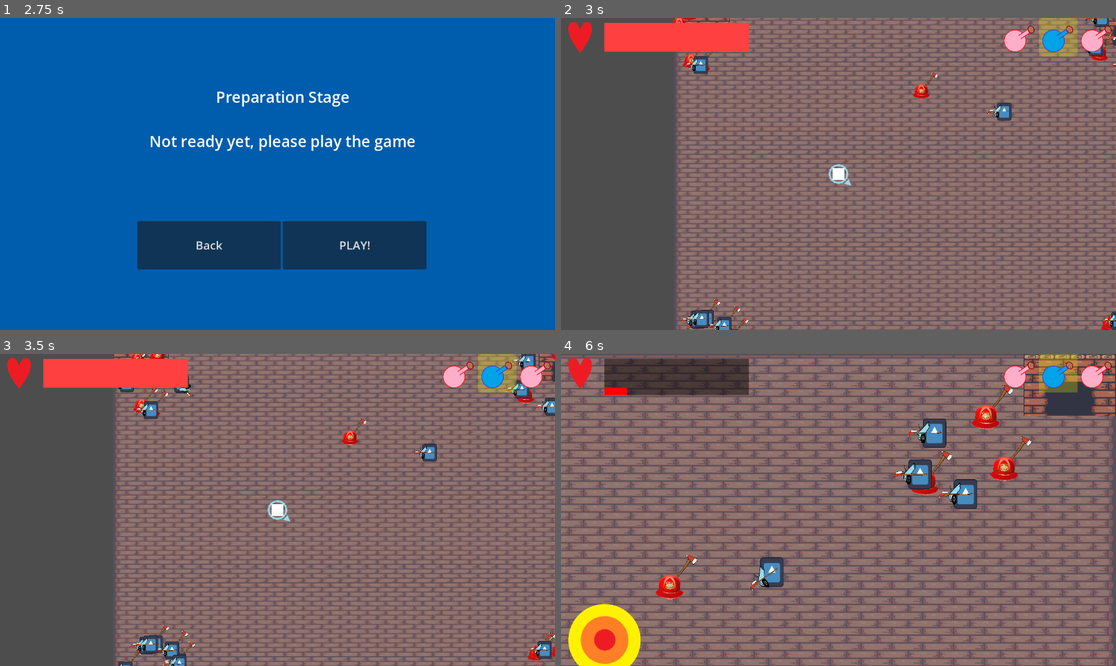
Above: before the commit, frames 1-4 (two rows, left to right).
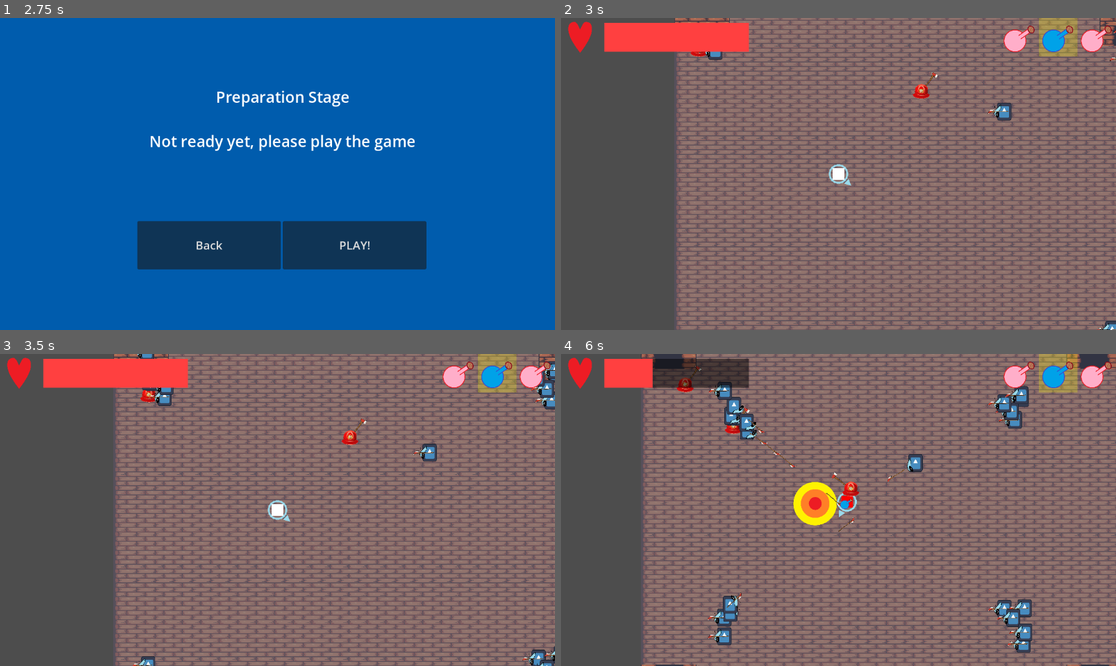
Above: after the commit, the same moments.

Repository: K-O-META/Alchemy_Prot_1
Game: Godot game, scene res://Stages/MenuStage/menu_stage.tscn
Two runs of this game, one before a commit and one after it. Both use one fixed random seed, a clock stepped at 60 frames per second and the inputs below. The engine's default icon, where the game draws it, is replaced by a stand-in: a white triangle on a blue panel in a dark square.
Inputs (mouse positions are in pixels of both pictures, inside the frame that each line leads up to):
- Up to frame 1 (2.75 s): click "Start" at 0.5 s; click "Next" at 1.25 s; click "Next" at 2 s
- Up to frame 2 (3 s): click "PLAY!" at 2.75 s
- Up to frame 3 (3.5 s): no input
- Up to frame 4 (6 s): move the mouse to (960, 494) at 3.52 s; hold E (potion_switch_right) 3.53-4.28 s; tap Space (dash) at 3.6, 5.1 s; move the mouse to (727, 525) at 4.27 s; hold Down (ui_down) 4.28-5.03 s; click (727, 525) at 4.35 s; move the mouse to (894, 441) at 5.02 s; hold E (potion_switch_right) 5.03-5.78 s; move the mouse to (810, 572) at 5.77 s; hold Up (ui_up) from 5.78 s (still down); click (810, 572) at 5.85 s

Frame 1 is identical in both runs. In frame 2, 1.2% of the frame differs, in the area x 20-100%, y 0-100%; in frame 3, 2.5%; in frame 4, 50%, in the area x 0-100%, y 0-100%.

Commit message:
add spawner functions

Diff:
--- a/Entities/Components/SpawnerComponent/spawner_component.gd
+++ b/Entities/Components/SpawnerComponent/spawner_component.gd
@@ -2,19 +2,20 @@
 
 @onready var fire_fighter := load("res://Entities/Enemies/fire_fighter.tscn")
 @onready var skeleton := load("res://Entities/Enemies/skeleton.tscn")
+@onready var spawn_locations = get_children()
 @export var enemies_amount: int = 20
-# TODO
-#@export var fire_fighters_amount: int = 2
-#@export var skeletons_amount: int = 2
 
 func _ready() -> void:
-	for i in enemies_amount:
-		spawn_enemy("fire_fighter")
-	for i in enemies_amount:
-		spawn_enemy("skeleton")
+	spawn_lot_of_enemies("skeleton", 20)
+	spawn_lot_of_enemies("fire_fighter", 20, spawn_locations[0], 2.0)
+
+func spawn_lot_of_enemies(enemy_name: String, amount: int, spawner: Node2D = null, time_interval: float = 0.0) -> void:
+	for i in amount:
+		spawn_enemy(enemy_name, spawner)
+		await get_tree().create_timer(time_interval).timeout
 
 # Called every frame. 'delta' is the elapsed time since the previous frame.
-func spawn_enemy(enemy_name: String) -> void:
+func spawn_enemy(enemy_name: String, spawner: Node2D = null) -> void: # 0 fo random spawn
 	var enemy
 	match enemy_name:
 		"skeleton":
@@ -28,9 +29,12 @@
 	await get_tree().process_frame
 	parent.add_child(enemy)
 
-	var spawn_locations = get_children()
-	var random_position = spawn_locations[randi() % spawn_locations.size()].position
+	var random_position: Vector2
+	if spawner:
+		random_position = spawner.position
+	else:
+		random_position = spawn_locations.pick_random().position
 	var angle = randf_range(0.0, TAU)
-	var random_variation = Vector2(cos(angle), sin(angle)) * 100
+	var random_variation = Vector2(cos(angle), sin(angle)) * randi_range(0, 100)
 	random_position += random_variation
 	enemy.position = random_position
--- /dev/null
+++ b/Entities/Enemies/melee_template.tscn
@@ -0,0 +1,53 @@
+[gd_scene load_steps=12 format=3 uid="uid://dmpdaoficnmyc"]
+
+[ext_resource type="Script" uid="uid://bxwrqmmm2t11d" path="res://Entities/Enemies/enemy_base.gd" id="1_xe6hj"]
+[ext_resource type="PackedScene" uid="uid://cg665cnwix3pu" path="res://Entities/Weapons/axe.tscn" id="2_kwxw1"]
+[ext_resource type="PackedScene" uid="uid://du4fqfyml6gv1" path="res://Entities/Components/AttackComponent/attack_component.tscn" id="3_303jr"]
+[ext_resource type="PackedScene" uid="uid://b6r4wry16kxsh" path="res://Entities/Components/AttackComponent/targeting_component.tscn" id="4_gyg12"]
+[ext_resource type="Texture2D" uid="uid://bggdxm83endq4" path="res://Entities/Enemies/art/firefighter.png" id="5_r87hm"]
+[ext_resource type="PackedScene" uid="uid://fvr0lwtankxt" path="res://Entities/Components/HitboxComponent/hitbox_component.tscn" id="6_t4nnm"]
+[ext_resource type="PackedScene" uid="uid://bi4w86bht7juj" path="res://Entities/Enemies/Behaviours/rush_behaviour.tscn" id="7_l73wt"]
+[ext_resource type="PackedScene" uid="uid://psc1y6u8b60x" path="res://Entities/Components/HealtComponent/health_component.tscn" id="8_y1aiq"]
+[ext_resource type="PackedScene" uid="uid://cn1v1yga5oq8u" path="res://Entities/Components/ReactionComponent/reaction_component.tscn" id="9_h0g7e"]
+
+[sub_resource type="CircleShape2D" id="CircleShape2D_co081"]
+radius = 63.0317
+
+[sub_resource type="RectangleShape2D" id="RectangleShape2D_co081"]
+size = Vector2(37.0694, 37.0694)
+
+[node name="FireFighter" type="CharacterBody2D" node_paths=PackedStringArray("health_component") groups=["enemies"]]
+script = ExtResource("1_xe6hj")
+health_component = NodePath("HealthComponent")
+
+[node name="Axe" parent="." instance=ExtResource("2_kwxw1")]
+
+[node name="AttackComponent" parent="." node_paths=PackedStringArray("cooldown_timer", "weapon", "targetfinder") instance=ExtResource("3_303jr")]
+cooldown_timer = NodePath("AttackCooldown")
+weapon = NodePath("../Axe")
+targetfinder = NodePath("TargetingComponent")
+
+[node name="AttackCooldown" type="Timer" parent="AttackComponent"]
+wait_time = 0.7
+one_shot = true
+autostart = true
+
+[node name="TargetingComponent" parent="AttackComponent" instance=ExtResource("4_gyg12")]
+
+[node name="CollisionShape2D" parent="AttackComponent/TargetingComponent" index="0"]
+shape = SubResource("CircleShape2D_co081")
+
+[node name="Texture" type="Sprite2D" parent="."]
+scale = Vector2(0.120462, 0.120462)
+texture = ExtResource("5_r87hm")
+
+[node name="HitboxComponent" parent="." instance=ExtResource("6_t4nnm")]
+shape = SubResource("RectangleShape2D_co081")
+
+[node name="RushBehaviour" parent="." instance=ExtResource("7_l73wt")]
+
+[node name="HealthComponent" parent="." instance=ExtResource("8_y1aiq")]
+
+[node name="ReactionComponent" parent="HealthComponent" instance=ExtResource("9_h0g7e")]
+
+[editable path="AttackComponent/TargetingComponent"]
--- /dev/null
+++ b/Entities/Enemies/range_template.tscn
@@ -0,0 +1,54 @@
+[gd_scene load_steps=11 format=3 uid="uid://bmppno7qe2kkm"]
+
+[ext_resource type="Script" uid="uid://bxwrqmmm2t11d" path="res://Entities/Enemies/enemy_base.gd" id="1_557ta"]
+[ext_resource type="Texture2D" uid="uid://dxddkjftp836i" path="res://Assets/icon.svg" id="2_5kpxr"]
+[ext_resource type="PackedScene" uid="uid://b15mlp5l2ma8f" path="res://Entities/Weapons/bow.tscn" id="3_0v328"]
+[ext_resource type="PackedScene" uid="uid://du4fqfyml6gv1" path="res://Entities/Components/AttackComponent/attack_component.tscn" id="4_8dx72"]
+[ext_resource type="PackedScene" uid="uid://b6r4wry16kxsh" path="res://Entities/Components/AttackComponent/targeting_component.tscn" id="5_lpvle"]
+[ext_resource type="PackedScene" uid="uid://fvr0lwtankxt" path="res://Entities/Components/HitboxComponent/hitbox_component.tscn" id="6_f5tjb"]
+[ext_resource type="PackedScene" uid="uid://psc1y6u8b60x" path="res://Entities/Components/HealtComponent/health_component.tscn" id="7_g0nlc"]
+[ext_resource type="PackedScene" uid="uid://b4v0v1kanqcm" path="res://Entities/Enemies/Behaviours/keep_distance_behaviour.tscn" id="8_4icec"]
+
+[sub_resource type="CircleShape2D" id="CircleShape2D_d3qje"]
+radius = 525.004
+
+[sub_resource type="RectangleShape2D" id="RectangleShape2D_olnqu"]
+size = Vector2(37.0694, 47.109)
+
+[node name="Skeleton" type="CharacterBody2D" node_paths=PackedStringArray("health_component") groups=["enemies"]]
+script = ExtResource("1_557ta")
+health_component = NodePath("HealthComponent")
+
+[node name="Texture" type="Sprite2D" parent="."]
+position = Vector2(0, -4.76837e-07)
+scale = Vector2(0.382813, 0.480469)
+texture = ExtResource("2_5kpxr")
+
+[node name="Bow" parent="." instance=ExtResource("3_0v328")]
+
+[node name="AttackComponent" parent="." node_paths=PackedStringArray("cooldown_timer", "weapon", "targetfinder") instance=ExtResource("4_8dx72")]
+cooldown_timer = NodePath("AttackCooldown")
+weapon = NodePath("../Bow")
+targetfinder = NodePath("TargetingComponent")
+
+[node name="AttackCooldown" type="Timer" parent="AttackComponent"]
+wait_time = 1.5
+one_shot = true
+autostart = true
+
+[node name="TargetingComponent" parent="AttackComponent" instance=ExtResource("5_lpvle")]
+
+[node name="CollisionShape2D" parent="AttackComponent/TargetingComponent" index="0"]
+shape = SubResource("CircleShape2D_d3qje")
+
+[node name="HitboxComponent" parent="." instance=ExtResource("6_f5tjb")]
+position = Vector2(0, -0.500001)
+shape = SubResource("RectangleShape2D_olnqu")
+
+[node name="HealthComponent" parent="." instance=ExtResource("7_g0nlc")]
+
+[node name="KeepDistanceBehaviour" parent="." instance=ExtResource("8_4icec")]
+min_distance = 200.0
+max_distance = 350.0
+
+[editable path="AttackComponent/TargetingComponent"]
Not shown, added: Entities/Components/SpawnerComponent/spawner_component.tscn2722351002.tmp
Not shown, added: Entities/Components/SpawnerComponent/spawner_component.tscn2810251551.tmp
